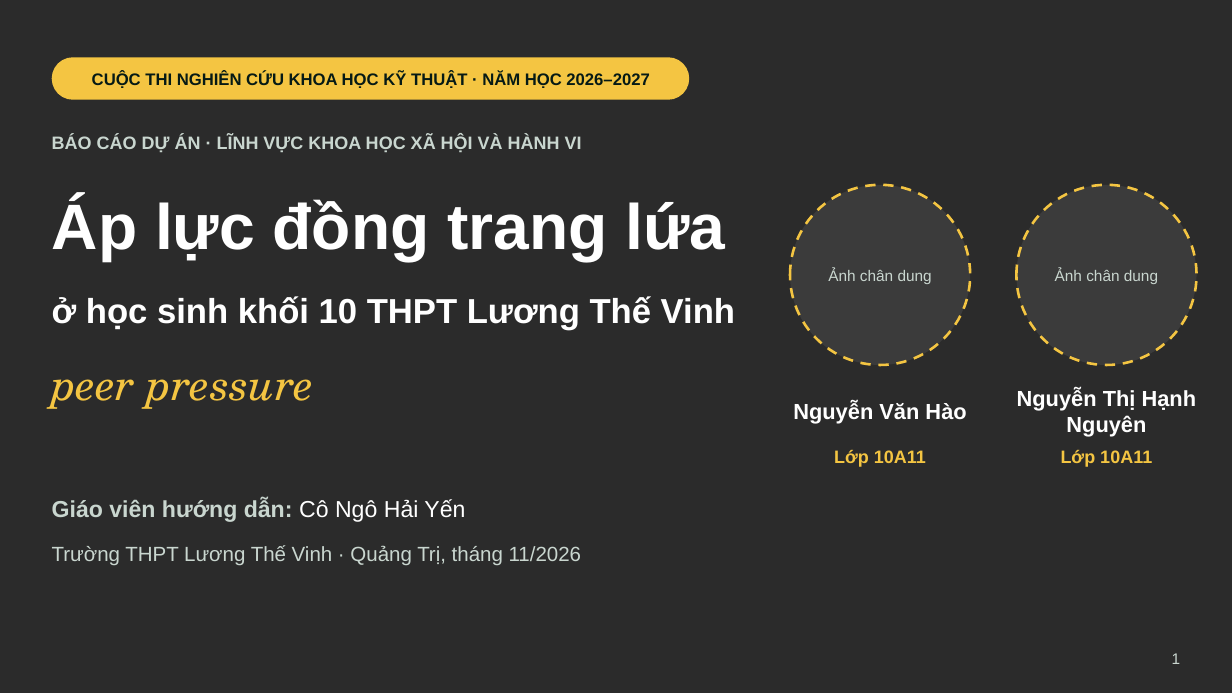
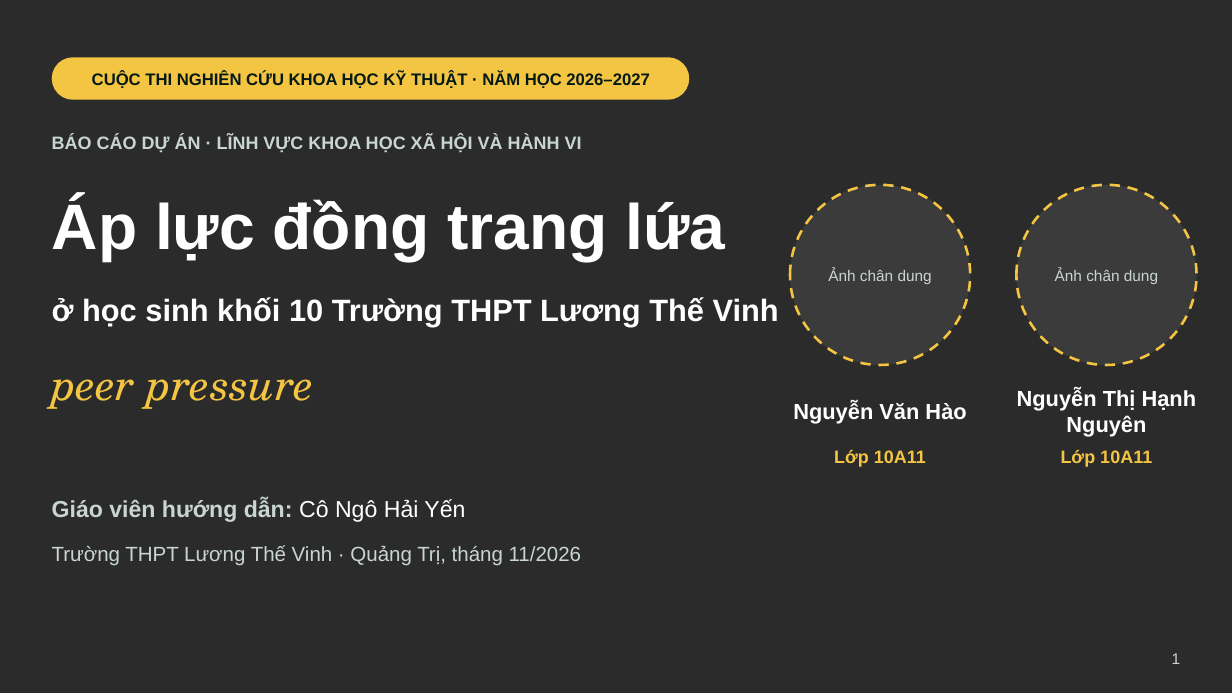
Before and after one commit to ngohuonglan2003-lab/Ppt-canva-ap-luc-dong-trang-lua, a slide deck: slide 1 of slide/Ap-luc-dong-trang-lua.pptx. Drawn at 1232x693 pixels with LibreOffice and Linux fonts; fonts in the diff are those of the drawing; background and template pictures are left out; a plain dark background stands for a picture behind light text. Boxes give left, top, right and bottom in pixels: in the first picture for what was removed or moved away, otherwise in the second. Text is boxed around its words. In the diff, an @@ line names an element or a change of style, - is before the commit and + after.

```diff
--- a/slide/Ap-luc-dong-trang-lua.pptx
+++ b/slide/Ap-luc-dong-trang-lua.pptx
@@ text at [52,297,779,327]: text changed; size 27 to 24 pt @@
-ở học sinh khối 10 THPT Lương Thế Vinh
+ở học sinh khối 10 Trường THPT Lương Thế Vinh
```
Also in this commit, not shown: 12 other slides changed, 4 other files.
